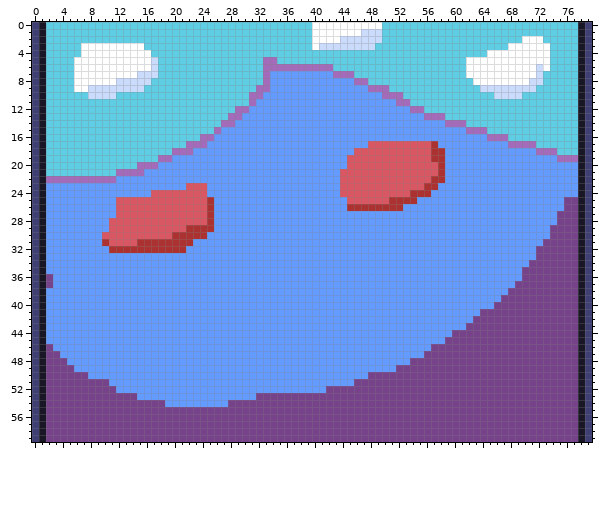
Pixel-art file: assets/levelBackGround.aseprite. Above is the file before it was changed.
80x60 pixels, 1 frame.
New version:
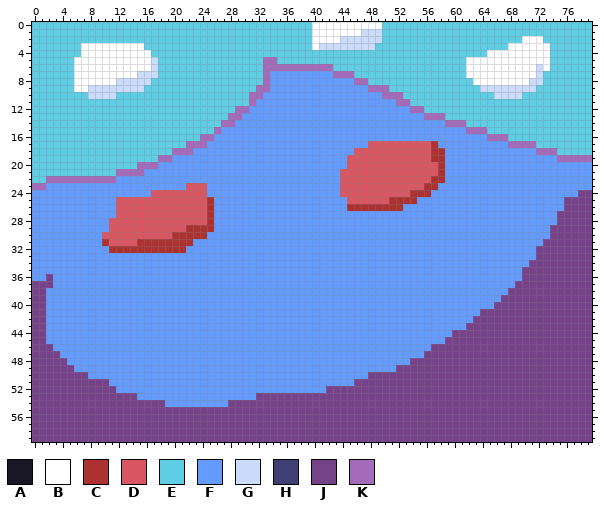
Palette (. is transparent): A #191726  B #ffffff  C #ac3232  D #d95763  E #5fcde4  F #639bff  G #cbdbfc  H #3f3f74  J #76428a  K #a36bb9
The exact change:
layer "bounds" removed
Colour A gives way to colour E in rows 0 to 18 at x 1 and 78; in rows 19 to 22 at x 1.
Colour H gives way to colour E in rows 0 to 18 at x 0 and 79; in rows 19 to 22 at x 0.
Colour A gives way to colour F in rows 20 to 23 at x 78; in rows 24 to 36 at x 1.
Colour H gives way to colour F in rows 20 to 23 at x 79; in rows 24 to 36 at x 0.
Colour A gives way to colour J in rows 24 to 36 at x 78; in rows 37 to 59 at x 1 and 78.
Colour H gives way to colour J in rows 24 to 36 at x 79; in rows 37 to 59 at x 0 and 79.
Colour A gives way to colour K in row 19 at x 78; in row 23 at x 1.
Colour H gives way to colour K in row 19 at x 79; in row 23 at x 0.
Changed places in both pictures, as pixel boxes (x1, y1, x2, y2):
changed: (32, 22, 46, 442)
changed: (578, 22, 592, 442)
